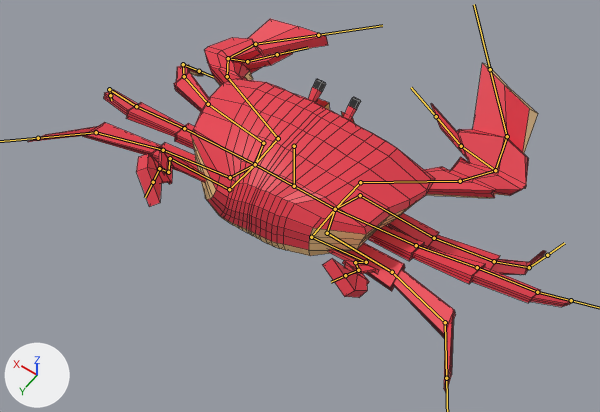
The FBX model Assets/Art/Crab.fbx as it was, and as the next commit left it.
One viewpoint serves both versions: a camera (50 mm lens) standing at (-3.05, 4.18, 6.3) and looking at (-0.12, 0.08, -0.15). Arrows for +X, +Y and +Z are at lower left; the lights stay in place. Both versions are drawn at frame 55 of the action 'Armature|ArmatureAction'; the numbers are the values there. The bones that bend it are drawn over the model as lines. Mesh edges are drawn as thin lines.
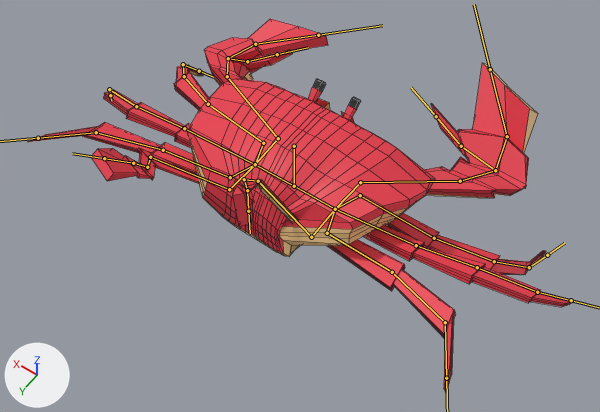
Commit message: updated crab anim

Pixel boxes [x1, y1, x2, y2] of what changed, in the pictures (600 x 412 px):
'Cube', posed: [27, 19, 572, 393] in both
bone 'Bone.006', root to tip: before (229, 189) to (170, 158); after (229, 189) to (150, 157)
bone 'Bone.025', root to tip: before (168, 172) to (159, 168); after (147, 167) to (133, 163)
bone 'Bone.037', root to tip: before (311, 237) to (366, 262); after (311, 237) to (258, 181)
bone 'Bone.038', root to tip: before (366, 262) to (355, 262); after (258, 181) to (244, 179)
bone 'Bone.039', root to tip: before (355, 262) to (358, 270); after (244, 179) to (247, 190)
bone 'Bone.040', root to tip: before (358, 270) to (345, 275); after (247, 190) to (248, 211)

Edits to the bpy script that builds the scene:
```text
Change bone_bone_006:
    where bone_bone_006 = bpy.data.objects['Armature'].pose.bones['Bone.006']  # child of 'Bone.005'
    bone_bone_006.rotation_quaternion: (0.81, -0.518, -0.269, -0.056) -> (0.911, -0.361, -0.19, -0.065)  # degrees (-68, -30, 12) -> degrees (-43, -23, 1)
Change bone_bone_025:
    where bone_bone_025 = bpy.data.objects['Armature'].pose.bones['Bone.025']  # child of 'Bone.024'
    bone_bone_025.rotation_quaternion: (0.987, -0.11, -0.092, -0.076) -> (1.0, -0.012, -0.01, -0.008)  # degrees (-12, -11, -8) -> degrees (-1, -1, -1)
Change bone_bone_037:
    where bone_bone_037 = bpy.data.objects['Armature'].pose.bones['Bone.037']  # child of 'Bone.036'
    bone_bone_037.rotation_quaternion: (0.96, -0.278, -0.037, -0.027) -> (0.537, -0.814, 0.207, 0.076)  # degrees (-32, -5, -2) -> degrees (-116, 20, -16)
Change bone_bone_038:
    where bone_bone_038 = bpy.data.objects['Armature'].pose.bones['Bone.038']  # child of 'Bone.037'
    bone_bone_038.rotation_quaternion: (0.843, -0.351, -0.356, -0.2) -> (0.33, -0.507, -0.713, -0.354)  # degrees (-42, -48, -7) -> degrees (-18, -124, -61)
Change bone_bone_039:
    where bone_bone_039 = bpy.data.objects['Armature'].pose.bones['Bone.039']  # child of 'Bone.038'
    bone_bone_039.rotation_quaternion: (0.922, -0.233, 0.246, 0.186) -> (0.999, -0.024, 0.026, 0.019)  # degrees (-24, 33, 16) -> degrees (-3, 3, 2)
Change bone_bone_040:
    where bone_bone_040 = bpy.data.objects['Armature'].pose.bones['Bone.040']  # child of 'Bone.039'
    bone_bone_040.rotation_quaternion: (0.902, -0.226, -0.326, -0.169) -> (0.872, -0.238, -0.374, -0.207)  # degrees (-23, -42, -12) -> degrees (-23, -49, -16)
```
